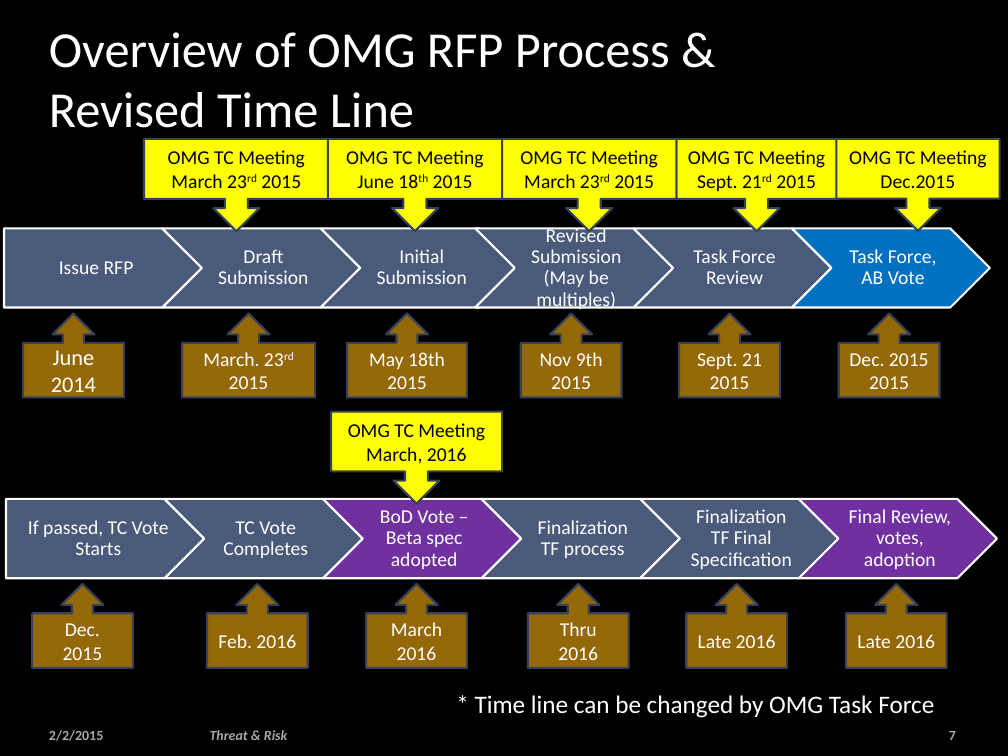
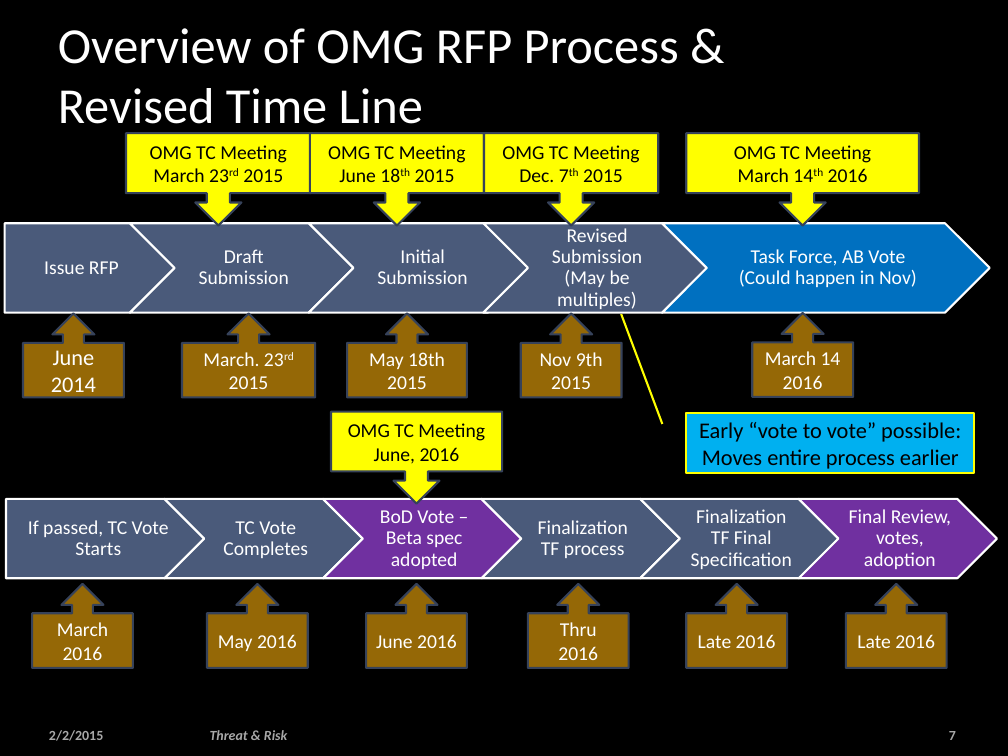
Before and after one commit to omg-threat-modeling/phase1, a slide deck: slide 7 of Team/Threat-risk -enguagement.pptx. Drawn at 1008x756 pixels with LibreOffice and Linux fonts; fonts in the diff are those of the drawing; background and template pictures are left out. Boxes give left, top, right and bottom in pixels: in the first picture for what was removed or moved away, otherwise in the second. Text is boxed around its words. In the diff, an @@ line names an element or a change of style, - is before the commit and + after.

```diff
--- a/Team/Threat-risk -enguagement.pptx
+++ b/Team/Threat-risk -enguagement.pptx
@@ title "Overview of OMG RFP Process ..." moved from (x1=49, y1=32, x2=670, y2=139) to (x1=58, y1=28, x2=679, y2=135) @@
@@ 3 down arrow callouts moved together from (x1=144, y1=139, x2=676, y2=232) to (x1=126, y1=133, x2=658, y2=226) @@
@@ down arrow callout "OMG TC Meeting" resized from (x1=676, y1=139, x2=837, y2=232) to (x1=686, y1=133, x2=919, y2=226) @@
@@ down arrow callout removed at (x1=837, y1=139, x2=1000, y2=231) @@
-OMG TC Meeting
-Dec.2015
@@ text in down arrow callout at (x1=519, y1=169, x2=623, y2=182): text changed @@
-March 23rd 2015
+Dec. 7th 2015
@@ text in down arrow callout at (x1=738, y1=168, x2=868, y2=182): text changed @@
-Sept. 21rd 2015
+March 14th 2016
@@ text "Issue RFP" moved from (x1=59, y1=261, x2=134, y2=274) to (x1=44, y1=261, x2=119, y2=274) @@
@@ pentagon arrow resized from (x1=4, y1=229, x2=202, y2=308) to (x1=5, y1=223, x2=175, y2=312) @@
@@ chevron resized from (x1=162, y1=229, x2=360, y2=308) to (x1=130, y1=223, x2=354, y2=312) @@
@@ text "Draft Submission" moved from (x1=218, y1=249, x2=308, y2=284) to (x1=199, y1=249, x2=289, y2=284) @@
@@ chevron resized from (x1=321, y1=229, x2=518, y2=308) to (x1=308, y1=223, x2=532, y2=312) @@
@@ chevron resized from (x1=475, y1=229, x2=672, y2=308) to (x1=483, y1=223, x2=707, y2=312) @@
@@ text "Revised Submission (May be multiples)" rewrapped from (x1=531, y1=226, x2=621, y2=311) to (x1=552, y1=228, x2=642, y2=309) @@
@@ chevron removed at (x1=634, y1=229, x2=832, y2=308) @@
@@ chevron resized from (x1=792, y1=229, x2=990, y2=308) to (x1=662, y1=223, x2=990, y2=312) @@
@@ text removed at (x1=693, y1=249, x2=776, y2=284) @@
-Task Force Review
@@ text at (x1=739, y1=249, x2=917, y2=287): text changed @@
-Task Force, AB Vote
+Task Force, AB Vote
+(Could happen in Nov)
@@ up arrow callout "March 14 2016" moved from (x1=679, y1=313, x2=780, y2=397) to (x1=752, y1=312, x2=853, y2=396) @@
@@ up arrow callout removed at (x1=839, y1=313, x2=939, y2=397) @@
-Dec. 2015
-2015
@@ text in up arrow callout at (x1=765, y1=351, x2=841, y2=389): text changed @@
-Sept. 21 2015
+March 14 2016
@@ border callout added at (x1=686, y1=412, x2=975, y2=473), fill #00B0F0, outline #FFFF00 1.5 pt, 16 pt, text #000000 @@
+Early “vote to vote” possible: Moves entire process earlier
@@ text in down arrow callout at (x1=374, y1=447, x2=460, y2=464): text changed @@
-March, 2016
+June, 2016
@@ text in up arrow callout at (x1=57, y1=622, x2=108, y2=660): text changed @@
-Dec.
-2015
+March 2016
@@ text in up arrow callout at (x1=218, y1=634, x2=297, y2=651): text changed @@
-Feb. 2016
+May 2016
@@ text in up arrow callout at (x1=376, y1=634, x2=457, y2=648): text changed @@
-March 2016
+June 2016
@@ text removed at (x1=475, y1=695, x2=934, y2=718) @@
-* Time line can be changed by OMG Task Force
```
Also in this commit, not shown: 2 other slides changed.
